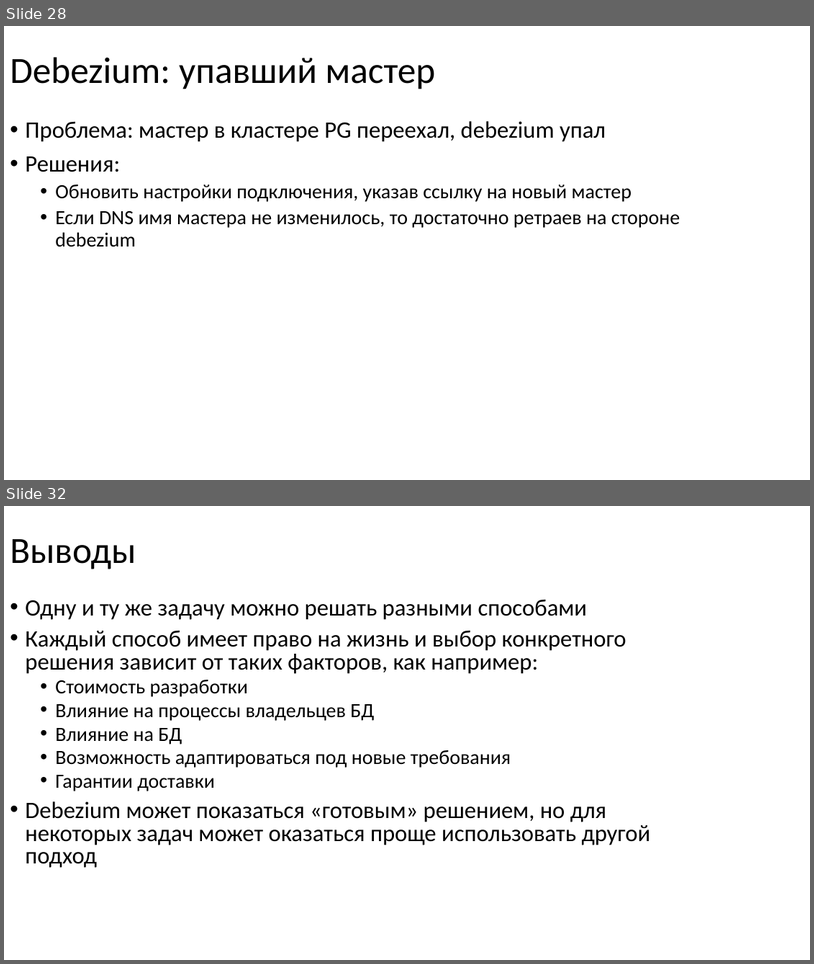
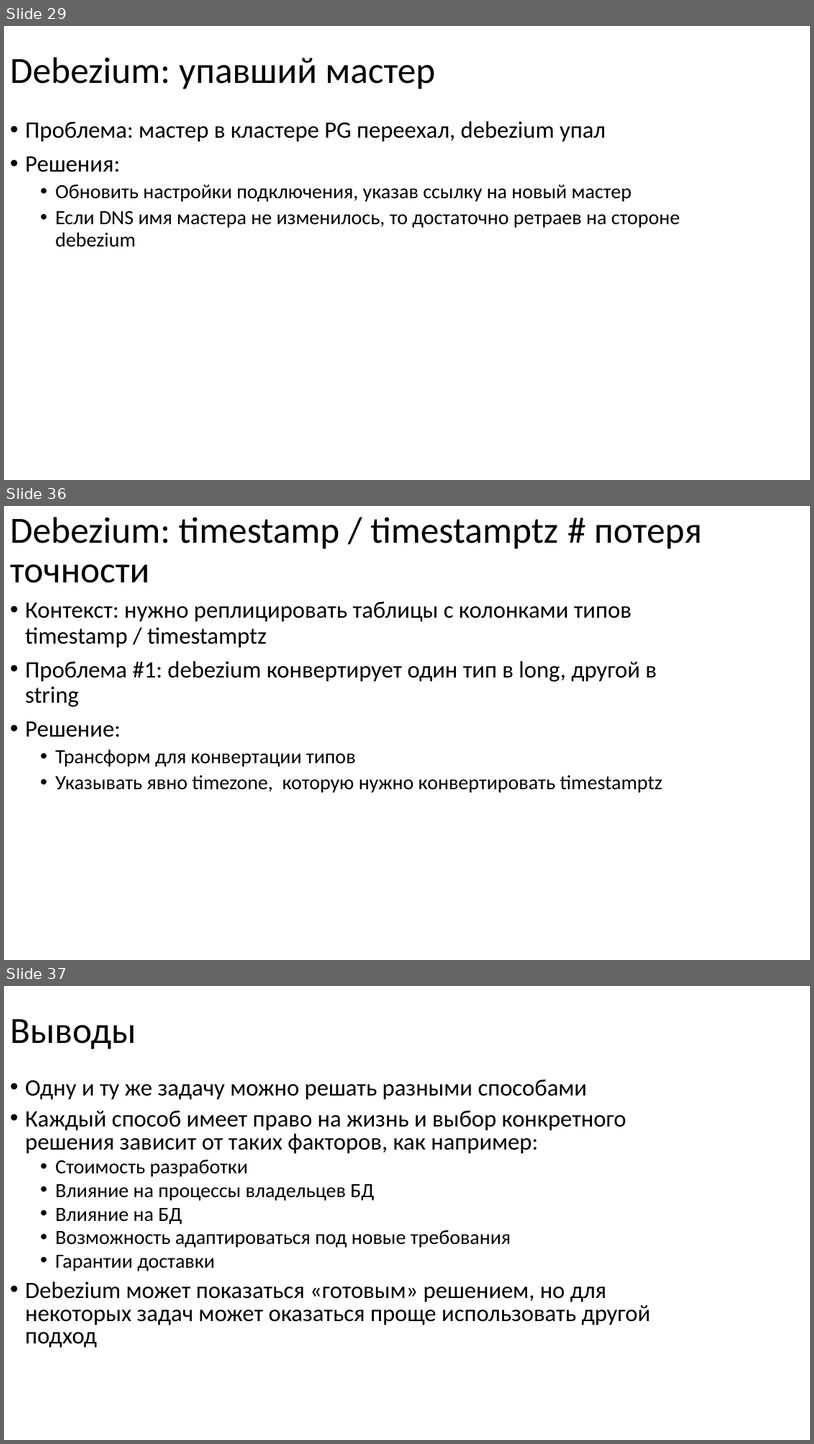
Before and after one commit to nryanov/presentations, a slide deck: smartdata/cdc-via-debezium/debezium-smartdata2025.pptx. Shown one above the other, each under a label of ours: slides 28 and 32 before the commit, slides 29, 36 and 37 after it; the slides between them are not shown. The pictures are 814x964 and 814x1444 pixels, drawn with LibreOffice and Linux fonts; fonts in the diff are those of the drawing. Boxes give left, top, right and bottom in pixels: in the first picture for what was removed or moved away, otherwise in the second. Text is boxed around its words. In the diff, an @@ line names an element or a change of style, - is before the commit and + after.

Commit message:
doc: update debezium presentation

```diff
--- a/smartdata/cdc-via-debezium/debezium-smartdata2025.pptx
+++ b/smartdata/cdc-via-debezium/debezium-smartdata2025.pptx
@@ slide 36 added at (4, 506, 810, 960), background #FFFFFF @@
@@ title added at (10, 517, 702, 583), 44 pt, text #000000 @@
+Debezium: timestamp / timestamptz # потеря точности
@@ text added at (25, 601, 663, 793), 28 pt, text #000000 @@
+• Контекст: нужно реплицировать таблицы с колонками типов timestamp / timestamptz
+• Проблема #1: debezium конвертирует один тип в long, другой в string
+• Решение:
+  • Трансформ для конвертации типов
+  • Указывать явно timezone, которую нужно конвертировать timestamptz
@@ what was slide 28 is now slide 29 @@
@@ what was slide 32 is now slide 37 @@
```
Also in this commit, not shown: 3 slides changed, 4 other slides added.
